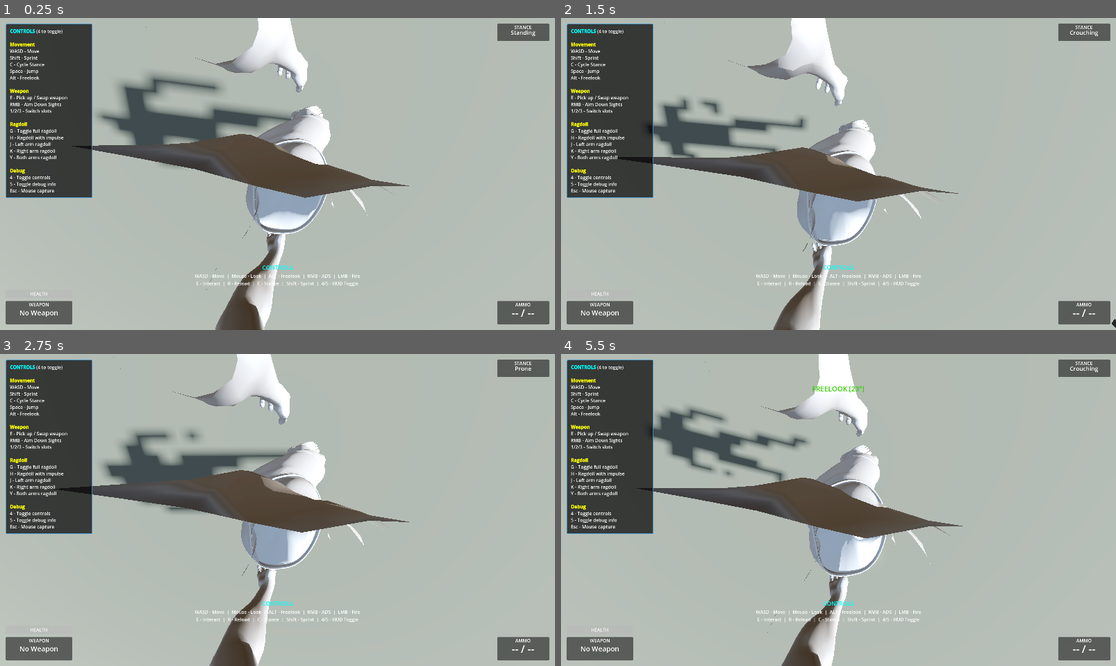
Above: before the commit, frames 1-4 (two rows, left to right).
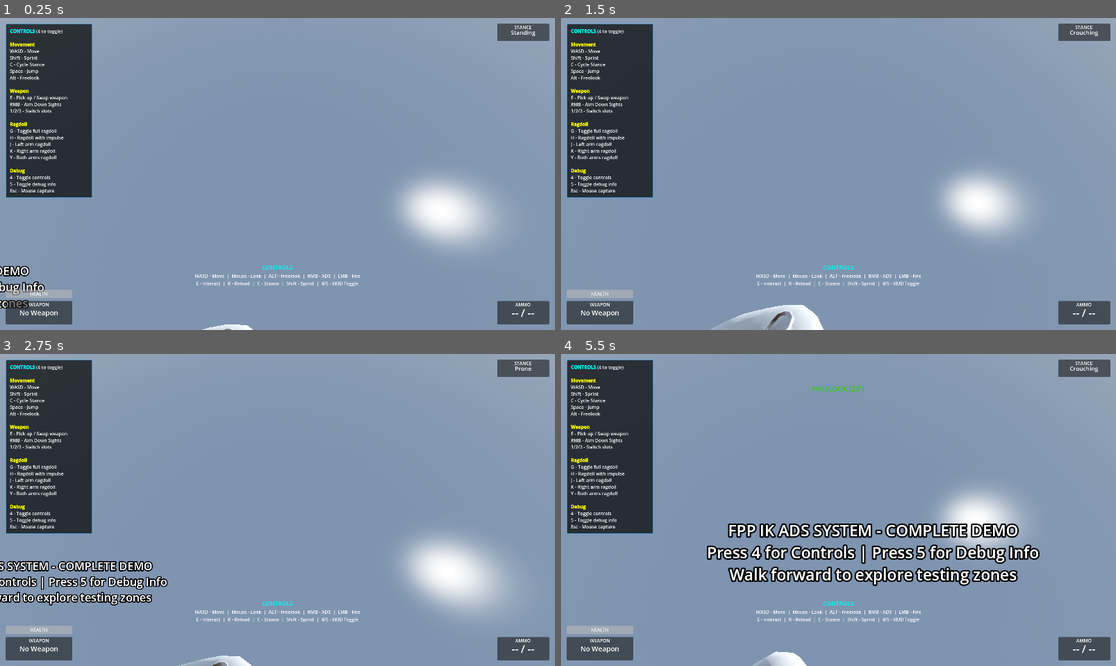
Above: after the commit, the same moments.

Repository: lmf-git/fpp-ik-ads
Game: Godot game, scene res://scenes/enhanced_demo.tscn
Same seed, same stepped clock (60 frames per second), same inputs: the game is played once before the commit and once after it.
Inputs (mouse positions are in pixels of both pictures, inside the frame that each line leads up to):
- Up to frame 1 (0.25 s): no input
- Up to frame 2 (1.5 s): tap Enter (ui_accept) at 0.5 s; move the mouse to (866, 174) at 0.52 s; hold W (move_forward) from 0.53 s (still down); tap C (crouch) at 0.6 s; click (866, 174) at 0.67 s; tap Space (jump) at 0.77, 1.07 s; tap M at 0.8, 1.35 s; move the mouse to (810, 174) at 1.27 s
- Up to frame 3 (2.75 s): keep holding W (move_forward); tap Space (jump) at 1.52, 1.55, 1.82, 2.1 s; move the mouse to (288, 503) at 2.02 s; tap C (crouch) at 2.3 s
- Up to frame 4 (5.5 s): keep holding W (move_forward); move the mouse to (832, 516) at 2.77 s; right-click (832, 516) at 2.85 s; click (832, 516) at 2.92 s; tap Space (jump) at 3.02, 3.32, 3.77, 3.8, 4.07, 4.52, 4.82 s; tap M at 3.05, 5.3 s; move the mouse to (877, 513) at 3.52 s; tap C (crouch) at 3.6, 4.55 s; move the mouse to (794, 506) at 4.27 s; click (794, 506) at 4.35 s; move the mouse to (844, 510) at 5.02 s; hold Alt (freelook) from 5.03 s (still down); click (844, 510) at 5.17 s

The runs differ from the first frame. In frame 1, 87% of the frame differs, in the area x 0-100%, y 0-100%; in frame 2, 87%; in frame 3, 86%; in frame 4, 87%.

Commit message:
Add IK-based procedural locomotion system and fix camera orientation
New IK Locomotion System (scripts/ik_locomotion.gd):
- Toggle with M key
- Procedural walking with foot IK (left/right feet alternate)
- Procedural arm swing opposite to leg movement
- Stance transitions via IK (standing/crouch/prone)
- Jump animation with crouch windup and arm waving
- Get-up animation (3 phases: push up -> kneel -> stand)
- Damage reactions per limb (arms/legs pull back on hit)

Features:
- Left/right foot IK chains (upperleg -> foot)
- Left/right hand IK chains for arm swing
- Walk cycle synchronized with movement speed
- Step height: 0.15m, step length: 0.4m
- Smooth stance transitions (3.0 units/sec)
- Jump duration: 0.6s with arm wave
- Get-up duration: 1.5s (prone -> push -> kneel -> stand)

Camera Fixes:
- Rotated CharacterModel 180° on Y axis (model was facing backward)
- Reset FPS camera to identity transform
- Movement now correct: W=forward, S=backward, A=left, D=right
- Third person camera now rotates with character body
- Uses body_y_rotation for camera offset rotation

Integration:
- Added ik_locomotion export to skeleton_fpp_controller
- M key toggles IK mode on/off
- IK updates every frame in _update_ik_locomotion()
- IK works alongside existing animation system

This fixes:
- Inverted movement controls (model orientation issue)
- Third person camera not following character rotation
- Adds foundation for procedural animation system

Diff:
--- a/scenes/character_skeleton_player.tscn
+++ b/scenes/character_skeleton_player.tscn
@@ -34,13 +34,14 @@
 shape = SubResource("CapsuleShape3D_1")
 
 [node name="CharacterModel" parent="." instance=ExtResource("1")]
+transform = Transform3D(-1, 0, -8.74228e-08, 0, 1, 0, 8.74228e-08, 0, -1, 0, 0, 0)
 
 [node name="HeadAttachment" type="BoneAttachment3D" parent="CharacterModel/RootNode/Skeleton3D"]
 bone_name = "characters3d.com___Head"
 bone_idx = 7
 
 [node name="Camera3D" type="Camera3D" parent="CharacterModel/RootNode/Skeleton3D/HeadAttachment"]
-transform = Transform3D(-1, 0, 1.22465e-16, 0, 1, 0, -1.22465e-16, 0, -1, 0, 0.15, 0)
+transform = Transform3D(1, 0, 0, 0, 1, 0, 0, 0, 1, 0, 0.15, 0)
 
 [node name="InteractionRay" type="RayCast3D" parent="CharacterModel/RootNode/Skeleton3D/HeadAttachment/Camera3D"]
 transform = Transform3D(1, 0, 0, 0, 1, 0, 0, 0, 1, 0, 0, 0)
--- /dev/null
+++ b/scripts/ik_locomotion.gd
@@ -0,0 +1,433 @@
+extends Node
+class_name IKLocomotion
+
+## IK-based procedural locomotion system
+## Handles walking, crouching, prone, and damage reactions using IK
+
+@export var skeleton: Skeleton3D
+@export var character_body: CharacterBody3D
+
+# IK chains
+var left_foot_ik: SkeletonIK3D
+var right_foot_ik: SkeletonIK3D
+var left_hand_ik_swing: SkeletonIK3D
+var right_hand_ik_swing: SkeletonIK3D
+
+# IK targets
+var left_foot_target: Node3D
+var right_foot_target: Node3D
+var left_hand_target: Node3D
+var right_hand_target: Node3D
+
+# State
+var ik_mode_enabled: bool = false
+var walk_cycle: float = 0.0
+var step_height: float = 0.15
+var step_length: float = 0.4
+var arm_swing_amount: float = 0.3
+
+# Stance IK offsets
+var current_stance_offset: float = 0.0  # 0 = standing, -0.5 = crouch, -1.5 = prone
+var target_stance_offset: float = 0.0
+var stance_transition_speed: float = 3.0
+
+# Bone indices
+var left_upperleg_idx: int = -1
+var right_upperleg_idx: int = -1
+var left_foot_idx: int = -1
+var right_foot_idx: int = -1
+var left_upperarm_idx: int = -1
+var right_upperarm_idx: int = -1
+var left_hand_idx: int = -1
+var right_hand_idx: int = -1
+var hips_idx: int = -1
+
+# Damage reactions
+var damage_reaction_time: float = 0.0
+var damaged_limb: String = ""  # "left_arm", "right_arm", "left_leg", "right_leg"
+
+# Jump state
+var is_jumping: bool = false
+var jump_time: float = 0.0
+var jump_duration: float = 0.6
+
+# Get-up state
+var is_getting_up: bool = false
+var get_up_time: float = 0.0
+var get_up_duration: float = 1.5
+
+func _ready():
+	if not skeleton:
+		print("IKLocomotion: No skeleton assigned!")
+		return
+
+	_cache_bone_indices()
+	_create_ik_chains()
+	_create_ik_targets()
+
+	print("IKLocomotion: System initialized")
+
+func _cache_bone_indices():
+	"""Cache bone indices for performance"""
+	left_upperleg_idx = skeleton.find_bone("characters3d.com___L_Upper_Leg")
+	right_upperleg_idx = skeleton.find_bone("characters3d.com___R_Upper_Leg")
+	left_foot_idx = skeleton.find_bone("characters3d.com___L_Foot")
+	right_foot_idx = skeleton.find_bone("characters3d.com___R_Foot")
+	left_upperarm_idx = skeleton.find_bone("characters3d.com___L_Upper_Arm")
+	right_upperarm_idx = skeleton.find_bone("characters3d.com___R_Upper_Arm")
+	left_hand_idx = skeleton.find_bone("characters3d.com___L_Hand")
+	right_hand_idx = skeleton.find_bone("characters3d.com___R_Hand")
+	hips_idx = skeleton.find_bone("characters3d.com___Hips")
+
+	print("IKLocomotion: Cached bone indices")
+	print("  Left foot: ", left_foot_idx, " Right foot: ", right_foot_idx)
+	print("  Left hand: ", left_hand_idx, " Right hand: ", right_hand_idx)
+
+func _create_ik_chains():
+	"""Create IK chains for feet and hands"""
+	# Left foot IK (upperleg -> foot)
+	left_foot_ik = SkeletonIK3D.new()
+	left_foot_ik.name = "LeftFootIK"
+	left_foot_ik.root_bone = "characters3d.com___L_Upper_Leg"
+	left_foot_ik.tip_bone = "characters3d.com___L_Foot"
+	left_foot_ik.interpolation = 0.5
+	skeleton.add_child(left_foot_ik)
+
+	# Right foot IK (upperleg -> foot)
+	right_foot_ik = SkeletonIK3D.new()
+	right_foot_ik.name = "RightFootIK"
+	right_foot_ik.root_bone = "characters3d.com___R_Upper_Leg"
+	right_foot_ik.tip_bone = "characters3d.com___R_Foot"
+	right_foot_ik.interpolation = 0.5
+	skeleton.add_child(right_foot_ik)
+
+	# Left hand IK for arm swing (upperarm -> hand)
+	left_hand_ik_swing = SkeletonIK3D.new()
+	left_hand_ik_swing.name = "LeftHandSwingIK"
+	left_hand_ik_swing.root_bone = "characters3d.com___L_Upper_Arm"
+	left_hand_ik_swing.tip_bone = "characters3d.com___L_Hand"
+	left_hand_ik_swing.interpolation = 0.3
+	skeleton.add_child(left_hand_ik_swing)
+
+	# Right hand IK for arm swing (upperarm -> hand)
+	right_hand_ik_swing = SkeletonIK3D.new()
+	right_hand_ik_swing.name = "RightHandSwingIK"
+	right_hand_ik_swing.root_bone = "characters3d.com___R_Upper_Arm"
+	right_hand_ik_swing.tip_bone = "characters3d.com___R_Hand"
+	right_hand_ik_swing.interpolation = 0.3
+	skeleton.add_child(right_hand_ik_swing)
+
+	print("IKLocomotion: Created IK chains")
+
+func _create_ik_targets():
+	"""Create target nodes for IK"""
+	# Left foot target
+	left_foot_target = Node3D.new()
+	left_foot_target.name = "LeftFootTarget"
+	skeleton.add_child(left_foot_target)
+	left_foot_ik.target_node = left_foot_target.get_path()
+
+	# Right foot target
+	right_foot_target = Node3D.new()
+	right_foot_target.name = "RightFootTarget"
+	skeleton.add_child(right_foot_target)
+	right_foot_ik.target_node = right_foot_target.get_path()
+
+	# Left hand target
+	left_hand_target = Node3D.new()
+	left_hand_target.name = "LeftHandSwingTarget"
+	skeleton.add_child(left_hand_target)
+	left_hand_ik_swing.target_node = left_hand_target.get_path()
+
+	# Right hand target
+	right_hand_target = Node3D.new()
+	right_hand_target.name = "RightHandSwingTarget"
+	skeleton.add_child(right_hand_target)
+	right_hand_ik_swing.target_node = right_hand_target.get_path()
+
+	print("IKLocomotion: Created IK targets")
+
+func enable_ik_mode():
+	"""Enable IK-based locomotion"""
+	ik_mode_enabled = true
+	if left_foot_ik:
+		left_foot_ik.start()
+	if right_foot_ik:
+		right_foot_ik.start()
+	if left_hand_ik_swing:
+		left_hand_ik_swing.start()
+	if right_hand_ik_swing:
+		right_hand_ik_swing.start()
+	print("IKLocomotion: IK mode ENABLED")
+
+func disable_ik_mode():
+	"""Disable IK-based locomotion"""
+	ik_mode_enabled = false
+	if left_foot_ik:
+		left_foot_ik.stop()
+	if right_foot_ik:
+		right_foot_ik.stop()
+	if left_hand_ik_swing:
+		left_hand_ik_swing.stop()
+	if right_hand_ik_swing:
+		right_hand_ik_swing.stop()
+	print("IKLocomotion: IK mode DISABLED")
+
+func update_locomotion(delta: float, velocity: Vector3, is_moving: bool, stance: int):
+	"""Update IK-based locomotion"""
+	if not ik_mode_enabled:
+		return
+
+	# Update get-up animation if active
+	if is_getting_up:
+		_update_get_up_animation(delta)
+		return  # Skip normal locomotion during get-up
+
+	# Update jump animation if active
+	if is_jumping:
+		_update_jump_animation(delta)
+
+	# Update stance offset
+	if not is_jumping:  # Don't change stance offset during jump
+		match stance:
+			0:  # Standing
+				target_stance_offset = 0.0
+			1:  # Crouching
+				target_stance_offset = -0.5
+			2:  # Prone
+				target_stance_offset = -1.5
+
+		current_stance_offset = lerp(current_stance_offset, target_stance_offset, stance_transition_speed * delta)
+
+	# Update walking cycle
+	if is_moving and not is_jumping:
+		var speed = velocity.length()
+		walk_cycle += delta * speed * 2.0  # Cycle speed based on movement
+
+	# Update feet positions
+	_update_feet_ik(delta, velocity, is_moving)
+
+	# Update arm swing
+	_update_arm_swing(delta, velocity, is_moving)
+
+	# Update damage reactions
+	if damage_reaction_time > 0:
+		_update_damage_reaction(delta)
+		damage_reaction_time -= delta
+
+func _update_feet_ik(delta: float, velocity: Vector3, is_moving: bool):
+	"""Update foot IK targets for walking"""
+	if not left_foot_target or not right_foot_target or not character_body:
+		return
+
+	var char_pos = character_body.global_position
+	var char_basis = character_body.global_transform.basis
+
+	if is_moving:
+		# Procedural walking - alternate feet
+		var left_phase = sin(walk_cycle)
+		var right_phase = sin(walk_cycle + PI)  # Opposite phase
+
+		# Calculate foot positions
+		var base_y = char_pos.y + current_stance_offset
+
+		# Left foot
+		var left_step = left_phase * step_length
+		var left_lift = max(0, sin(walk_cycle)) * step_height
+		left_foot_target.global_position = char_pos + char_basis * Vector3(-0.15, base_y + left_lift - char_pos.y, left_step)
+
+		# Right foot
+		var right_step = right_phase * step_length
+		var right_lift = max(0, sin(walk_cycle + PI)) * step_height
+		right_foot_target.global_position = char_pos + char_basis * Vector3(0.15, base_y + right_lift - char_pos.y, right_step)
+	else:
+		# Standing still - feet on ground with stance offset
+		var base_y = char_pos.y + current_stance_offset
+		left_foot_target.global_position = char_pos + char_basis * Vector3(-0.15, base_y - char_pos.y, 0)
+		right_foot_target.global_position = char_pos + char_basis * Vector3(0.15, base_y - char_pos.y, 0)
+
+func _update_arm_swing(delta: float, velocity: Vector3, is_moving: bool):
+	"""Update arm IK targets for natural swing"""
+	if not left_hand_target or not right_hand_target or not character_body:
+		return
+
+	var char_pos = character_body.global_position
+	var char_basis = character_body.global_transform.basis
+
+	if is_moving and current_stance_offset > -1.0:  # Don't swing arms in prone
+		# Arms swing opposite to legs
+		var left_arm_swing = -sin(walk_cycle + PI) * arm_swing_amount
+		var right_arm_swing = -sin(walk_cycle) * arm_swing_amount
+
+		# Position hands
+		left_hand_target.global_position = char_pos + char_basis * Vector3(-0.3, -0.5 + current_stance_offset * 0.5, left_arm_swing)
+		right_hand_target.global_position = char_pos + char_basis * Vector3(0.3, -0.5 + current_stance_offset * 0.5, right_arm_swing)
+	else:
+		# Arms at rest
+		left_hand_target.global_position = char_pos + char_basis * Vector3(-0.3, -0.6 + current_stance_offset * 0.5, 0)
+		right_hand_target.global_position = char_pos + char_basis * Vector3(0.3, -0.6 + current_stance_offset * 0.5, 0)
+
+func set_stance_crouch():
+	"""Transition to crouch stance via IK"""
+	target_stance_offset = -0.5
+
+func set_stance_prone():
+	"""Transition to prone stance via IK"""
+	target_stance_offset = -1.5
+
+	# In prone, rotate body forward slightly (handled by controller)
+
+func set_stance_standing():
+	"""Transition to standing stance via IK"""
+	target_stance_offset = 0.0
+
+func start_jump():
+	"""Start jump animation"""
+	if is_jumping or is_getting_up:
+		return
+
+	is_jumping = true
+	jump_time = 0.0
+	print("IKLocomotion: Jump started")
+
+func _update_jump_animation(delta: float):
+	"""Update procedural jump animation"""
+	jump_time += delta
+	var progress = jump_time / jump_duration
+
+	if progress >= 1.0:
+		is_jumping = false
+		jump_time = 0.0
+		return
+
+	# Jump arc - crouch down, then extend up
+	if progress < 0.3:
+		# Crouch phase
+		var crouch_progress = progress / 0.3
+		current_stance_offset = lerp(0.0, -0.4, crouch_progress)
+	else:
+		# Extend up phase
+		var extend_progress = (progress - 0.3) / 0.7
+		current_stance_offset = lerp(-0.4, 0.2, extend_progress)
+
+	# Wave arms during jump
+	if left_hand_target and right_hand_target and character_body:
+		var char_pos = character_body.global_position
+		var char_basis = character_body.global_transform.basis
+
+		var arm_wave = sin(progress * PI * 2) * 0.2
+		left_hand_target.global_position = char_pos + char_basis * Vector3(-0.4, -0.3 + arm_wave, 0)
+		right_hand_target.global_position = char_pos + char_basis * Vector3(0.4, -0.3 + arm_wave, 0)
+
+	# Feet together during jump
+	if left_foot_target and right_foot_target and character_body:
+		var char_pos = character_body.global_position
+		var char_basis = character_body.global_transform.basis
+
+		left_foot_target.global_position = char_pos + char_basis * Vector3(-0.1, current_stance_offset - char_pos.y, 0)
+		right_foot_target.global_position = char_pos + char_basis * Vector3(0.1, current_stance_offset - char_pos.y, 0)
+
+func play_get_up_animation():
+	"""Start procedural get-up animation using IK"""
+	if is_getting_up:
+		return
+
+	is_getting_up = true
+	get_up_time = 0.0
+	print("IKLocomotion: Get-up animation started")
+
+func _update_get_up_animation(delta: float):
+	"""Update procedural get-up animation"""
+	get_up_time += delta
+	var progress = get_up_time / get_up_duration
+
+	if progress >= 1.0:
+		is_getting_up = false
+		get_up_time = 0.0
+		current_stance_offset = 0.0
+		print("IKLocomotion: Get-up complete")
+		return
+
+	if not character_body:
+		return
+
+	var char_pos = character_body.global_position
+	var char_basis = character_body.global_transform.basis
+
+	# Get-up sequence: prone -> push up with hands -> lift torso -> stand
+	if progress < 0.3:
+		# Phase 1: Push up with hands (0.0 - 0.3)
+		var push_progress = progress / 0.3
+		current_stance_offset = lerp(-1.5, -1.0, push_progress)
+
+		# Hands push down
+		if left_hand_target and right_hand_target:
+			left_hand_target.global_position = char_pos + char_basis * Vector3(-0.3, -1.3, 0.2)
+			right_hand_target.global_position = char_pos + char_basis * Vector3(0.3, -1.3, 0.2)
+
+		# Feet stay on ground
+		if left_foot_target and right_foot_target:
+			left_foot_target.global_position = char_pos + char_basis * Vector3(-0.15, -1.5, -0.3)
+			right_foot_target.global_position = char_pos + char_basis * Vector3(0.15, -1.5, -0.3)
+
+	elif progress < 0.6:
+		# Phase 2: Lift to kneeling (0.3 - 0.6)
+		var kneel_progress = (progress - 0.3) / 0.3
+		current_stance_offset = lerp(-1.0, -0.7, kneel_progress)
+
+		# Hands move to sides
+		if left_hand_target and right_hand_target:
+			left_hand_target.global_position = char_pos + char_basis * Vector3(-0.4, -0.8, 0)
+			right_hand_target.global_position = char_pos + char_basis * Vector3(0.4, -0.8, 0)
+
+		# One foot forward (right foot)
+		if left_foot_target and right_foot_target:
+			left_foot_target.global_position = char_pos + char_basis * Vector3(-0.2, -1.0, -0.2)
+			right_foot_target.global_position = char_pos + char_basis * Vector3(0.2, -0.8, 0.3)
+
+	else:
+		# Phase 3: Stand up (0.6 - 1.0)
+		var stand_progress = (progress - 0.6) / 0.4
+		current_stance_offset = lerp(-0.7, 0.0, stand_progress)
+
+		# Arms return to rest
+		if left_hand_target and right_hand_target:
+			var rest_y = -0.6 + current_stance_offset * 0.5
+			left_hand_target.global_position = char_pos + char_basis * Vector3(-0.3, rest_y, 0)
+			right_hand_target.global_position = char_pos + char_basis * Vector3(0.3, rest_y, 0)
+
+		# Feet spread to walking stance
+		if left_foot_target and right_foot_target:
+			var base_y = current_stance_offset
+			left_foot_target.global_position = char_pos + char_basis * Vector3(-0.15, base_y, 0)
+			right_foot_target.global_position = char_pos + char_basis * Vector3(0.15, base_y, 0)
+
+func apply_damage_reaction(limb: String, strength: float = 1.0):
+	"""Apply IK-based damage reaction to specific limb"""
+	damaged_limb = limb
+	damage_reaction_time = 0.5  # Duration of reaction
+
+	print("IKLocomotion: Damage reaction on ", limb, " (strength: ", strength, ")")
+
+func _update_damage_reaction(delta: float):
+	"""Update damage reaction animation"""
+	var reaction_progress = 1.0 - (damage_reaction_time / 0.5)
+
+	# Pull damaged limb back based on reaction
+	match damaged_limb:
+		"left_arm":
+			if left_hand_target:
+				var pullback = sin(reaction_progress * PI) * 0.3
+				left_hand_target.global_position += character_body.global_transform.basis * Vector3(0, -pullback, pullback)
+		"right_arm":
+			if right_hand_target:
+				var pullback = sin(reaction_progress * PI) * 0.3
+				right_hand_target.global_position += character_body.global_transform.basis * Vector3(0, -pullback, pullback)
+		"left_leg":
+			if left_foot_target:
+				var pullback = sin(reaction_progress * PI) * 0.2
+				left_foot_target.global_position += character_body.global_transform.basis * Vector3(0, pullback, pullback)
+		"right_leg":
+			if right_foot_target:
+				var pullback = sin(reaction_progress * PI) * 0.2
+				right_foot_target.global_position += character_body.global_transform.basis * Vector3(0, pullback, pullback)
--- a/scripts/skeleton_fpp_controller.gd
+++ b/scripts/skeleton_fpp_controller.gd
@@ -52,6 +52,7 @@
 @export var interaction_ray: RayCast3D
 @export var ragdoll: RagdollController
 @export var animation_player: AnimationPlayer
+@export var ik_locomotion: IKLocomotion
 
 # ADS
 @export_group("ADS")
@@ -161,6 +162,10 @@
 	# Camera toggle
 	if event is InputEventKey and event.pressed and event.keycode == KEY_O:
 		_toggle_third_person_camera()
+
+	# IK Mode toggle
+	if event is InputEventKey and event.pressed and event.keycode == KEY_M:
+		_toggle_ik_mode()
 
 	# Ragdoll controls
 	if event is InputEventKey and event.pressed:
@@ -259,6 +264,7 @@
 	_update_weapon_swap(delta)  # NEW: Procedural weapon swap
 	_update_weapon_ik(delta)
 	_update_procedural_effects(delta)
+	_update_ik_locomotion(delta)  # NEW: IK-based procedural locomotion
 	_check_interactions()
 
 func _get_movement_speed() -> float:
@@ -667,8 +673,11 @@
 		if camera.current:
 			camera.current = false
 			third_person_camera.current = true
-		# Update third-person camera position every frame to follow character
-		third_person_camera.global_position = global_position + Vector3(0, 3, 5)
+		# Update third-person camera position to rotate with character
+		# Use character's body rotation (not camera rotation)
+		var camera_offset = Vector3(0, 3, 5)  # Behind and above
+		var rotated_offset = Transform3D.IDENTITY.rotated(Vector3.UP, body_y_rotation).basis * camera_offset
+		third_person_camera.global_position = global_position + rotated_offset
 		third_person_camera.look_at(global_position + Vector3(0, 1, 0), Vector3.UP)
 	else:
 		# Switch back to first-person
@@ -680,6 +689,28 @@
 	"""Toggle between first-person and third-person camera views (O key)"""
 	is_third_person = not is_third_person
 	print("Third person camera: ", "ON" if is_third_person else "OFF")
+
+func _toggle_ik_mode():
+	"""Toggle IK-based procedural locomotion (M key)"""
+	if not ik_locomotion:
+		print("IK Locomotion system not assigned!")
+		return
+
+	if ik_locomotion.ik_mode_enabled:
+		ik_locomotion.disable_ik_mode()
+	else:
+		ik_locomotion.enable_ik_mode()
+
+func _update_ik_locomotion(delta: float):
+	"""Update IK-based procedural locomotion system"""
+	if not ik_locomotion or not ik_locomotion.ik_mode_enabled:
+		return
+
+	# Get movement state
+	var is_moving = velocity.length() > 0.1
+
+	# Update IK locomotion
+	ik_locomotion.update_locomotion(delta, velocity, is_moving, stance)
 
 func _check_interactions():
 	"""Check for nearby interactable objects and emit prompts"""
